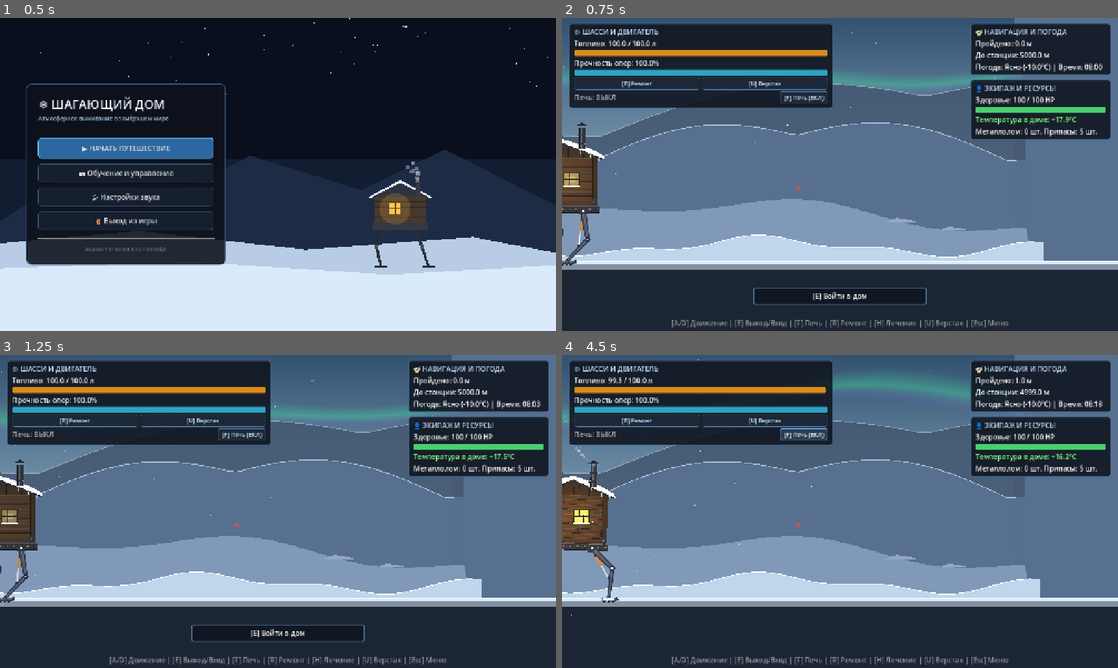
Above: before the commit, frames 1-4 (two rows, left to right).
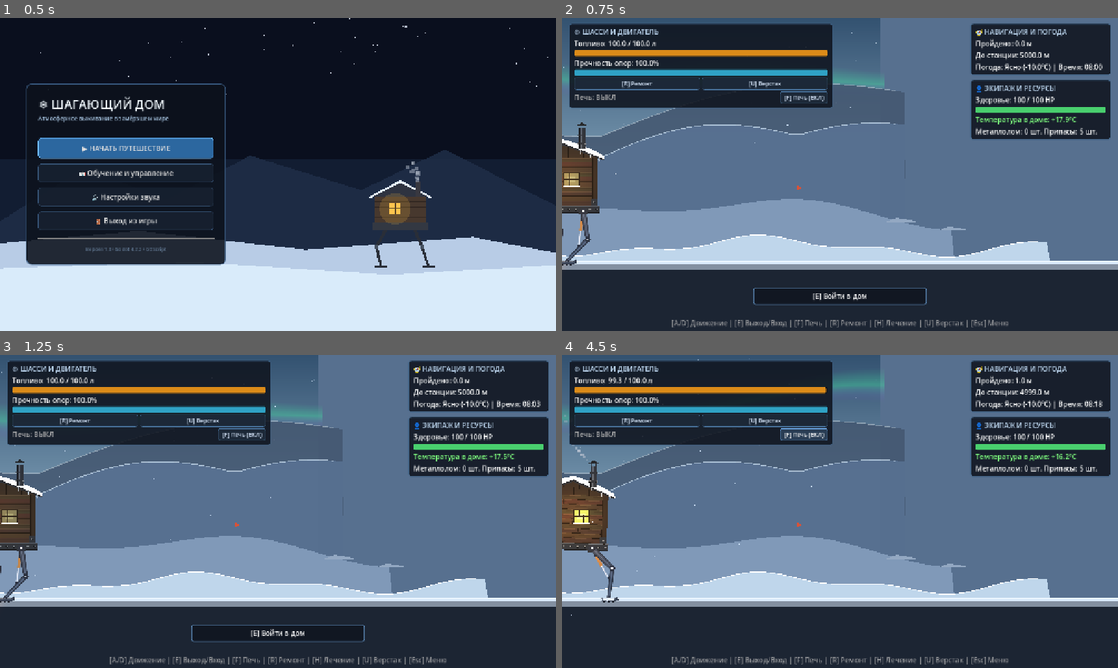
Above: after the commit, the same moments.

Repository: xsitraxs/walking-house
Game: Godot game, scene res://scenes/ui/MainMenu.tscn
The game is run twice, just before and just after one commit, with the same random seed, the same clock (stepped at 60 frames per second) and the same inputs.
Inputs:
- Up to frame 1 (0.5 s): no input
- Up to frame 2 (0.75 s): click "▶ НАЧАТЬ ПУТЕШЕСТВИЕ" at 0.5 s
- Up to frame 3 (1.25 s): no input
- Up to frame 4 (4.5 s): click "[R] Ремонт" at 1.25 s; click "[U] Верстак" at 2 s; click "[F] Печь (ВКЛ)" at 2.75 s; tap Enter at 3.5 s; hold D (move_right) 3.53-4.28 s; hold E (interact) 3.53-4.28 s; hold A (move_left) from 4.28 s (still down); tap F (toggle_stove) at 4.35 s

Frame 1 is identical in both runs. In frame 2, 4.3% of the frame differs, in the area x 0-88%, y 0-78%; in frame 3, 4.3%; in frame 4, 4.3%.

Commit message:
fix(render): убран двойной учёт параллакса, слой покрывает экран
Артефакт на скриншоте: ровная полоса фона `default_clear_color` от
x=1066 до правого края, на всю высоту.

Причина найдена точно. Слои дважды применяли параллакс:
ParallaxLayer сам сдвигает содержимое на -cam.x * motion_scale, а
скрипт ВДОБАВОК компенсировал cam.x вручную (local_cam_x = cx * 0.02),
сдвигая отрисовку в ту же сторону. Двойной сдвиг = смещение на
2 * cam.x * motion_scale.

Проверка: при limit_left=0 камера стоит на cam.x=640. Для Sky
(motion_scale 0.02) правый край содержимого приходится на
640 + 1040·0.02 ... -> экранная x = 1065.6, что совпало с измеренной
границей 1066 на скриншоте. Ошибка подтверждена расчётом и пикселями.

Изменения:
- убрана ручная компенсация cam.x из _draw() всех четырёх слоёв;
  рисование идёт вокруг локального нуля;
- полуширина теперь зависит от слоя: half * (1 + MOTION_SCALE) + 80.
  Прежняя формула half * 1.5 не учитывала motion_scale и для Sky
  оставляла недокрытие в 227 px;
- MOTION_SCALE добавлен константой в каждый скрипт (соответствует
  motion_scale слоя в World.tscn).

Проверено расчётом для 1280x720 зум 1.0, 1280 зум 1.15 и 1920 зум 1.0 —
все четыре слоя покрывают экран с запасом. Все .gd парсятся.

Co-authored-by: arena-agent <297053741+arena-agent@users.noreply.github.com>

Diff:
--- a/scripts/world/DunesCanvas.gd
+++ b/scripts/world/DunesCanvas.gd
@@ -1,6 +1,9 @@
 # scripts/world/DunesCanvas.gd
 class_name DunesCanvas
 extends Node2D
+
+## Совпадает с motion_scale этого ParallaxLayer в World.tscn.
+const MOTION_SCALE: float = 0.60
 
 ## Rapid foreground snow dunes and wind-carved drifts sitting directly behind the track line.
 ## Motion scale: (0.60, 0.0).
@@ -13,10 +16,9 @@
 	if biome_mgr != null:
 		biome_mgr.ambient_palette_updated.connect(func(_p): queue_redraw())
 
-## Полуширина отрисовки в координатах слоя. Считается от реального размера
-## вьюпорта с учётом зума, а не от константы: окно бывает шире 1280 px, а зум
-## меняется между режимами дома (1.0) и игрока (1.15). Прежние фиксированные
-## +-750 px не покрывали широкое окно, и справа проступал незакрашенный фон.
+## Полуширина отрисовки в координатах слоя.
+## Компенсацию параллакса делает сам ParallaxLayer, поэтому рисовать нужно
+## вокруг локального нуля, а ширину брать с запасом на сдвиг -cam.x * MOTION_SCALE.
 func _vis_half_span() -> float:
 	var half: float = 640.0 # запасной минимум, если вьюпорта ещё нет
 	if get_viewport() != null:
@@ -24,18 +26,18 @@
 		var cam: Camera2D = get_viewport().get_camera_2d()
 		if cam != null:
 			half *= cam.zoom.x
-	# Полтора экрана в каждую сторону — с запасом на сдвиг слоя.
-	return half * 1.5 + 80.0
+	# ParallaxLayer сдвигает содержимое на -cam.x * MOTION_SCALE, поэтому
+	# слабопараллаксный слой уезжает почти настолько же, насколько сдвинут
+	# сам экран: ему нужна почти полная полуширина плюс запас на зум.
+	# Раньше стояло span = half * 1.5 без учёта слоя — для Sky при cam.x = 640
+	# правый край приходился ровно на x = 1066, и дальше был чистый фон.
+	return half * (1.0 + MOTION_SCALE) + 80.0
 
 func _draw() -> void:
-	var cam: Camera2D = null
-	if get_viewport() != null:
-		cam = get_viewport().get_camera_2d()
-	var cx: float = cam.global_position.x if cam != null else 0.0
-	var local_cam_x: float = cx * 0.60
+	# Никакого cam.x здесь: ParallaxLayer уже сдвигает содержимое сам.
 	var half_span: float = _vis_half_span()
-	var left_x: float = local_cam_x - half_span
-	var right_x: float = local_cam_x + half_span
+	var left_x: float = -half_span
+	var right_x: float = half_span
 
 	var pal: Dictionary = biome_mgr.get_active_palette() if biome_mgr != null else {}
 	var c_dune: Color = pal.get("dunes_tint", Color(0.75, 0.84, 0.92))
--- a/scripts/world/MidgroundCanvas.gd
+++ b/scripts/world/MidgroundCanvas.gd
@@ -1,6 +1,9 @@
 # scripts/world/MidgroundCanvas.gd
 class_name MidgroundCanvas
 extends Node2D
+
+## Совпадает с motion_scale этого ParallaxLayer в World.tscn.
+const MOTION_SCALE: float = 0.25
 
 ## Procedural midground rolling hills and biome-specific visual storytelling props.
 ## Renders ruined tents, weathered posts, scrap cranes, dead pines, and outpost towers.
@@ -16,10 +19,9 @@
 	if biome_mgr != null:
 		biome_mgr.ambient_palette_updated.connect(func(_p): queue_redraw())
 
-## Полуширина отрисовки в координатах слоя. Считается от реального размера
-## вьюпорта с учётом зума, а не от константы: окно бывает шире 1280 px, а зум
-## меняется между режимами дома (1.0) и игрока (1.15). Прежние фиксированные
-## +-750 px не покрывали широкое окно, и справа проступал незакрашенный фон.
+## Полуширина отрисовки в координатах слоя.
+## Компенсацию параллакса делает сам ParallaxLayer, поэтому рисовать нужно
+## вокруг локального нуля, а ширину брать с запасом на сдвиг -cam.x * MOTION_SCALE.
 func _vis_half_span() -> float:
 	var half: float = 640.0 # запасной минимум, если вьюпорта ещё нет
 	if get_viewport() != null:
@@ -27,18 +29,18 @@
 		var cam: Camera2D = get_viewport().get_camera_2d()
 		if cam != null:
 			half *= cam.zoom.x
-	# Полтора экрана в каждую сторону — с запасом на сдвиг слоя.
-	return half * 1.5 + 80.0
+	# ParallaxLayer сдвигает содержимое на -cam.x * MOTION_SCALE, поэтому
+	# слабопараллаксный слой уезжает почти настолько же, насколько сдвинут
+	# сам экран: ему нужна почти полная полуширина плюс запас на зум.
+	# Раньше стояло span = half * 1.5 без учёта слоя — для Sky при cam.x = 640
+	# правый край приходился ровно на x = 1066, и дальше был чистый фон.
+	return half * (1.0 + MOTION_SCALE) + 80.0
 
 func _draw() -> void:
-	var cam: Camera2D = null
-	if get_viewport() != null:
-		cam = get_viewport().get_camera_2d()
-	var cx: float = cam.global_position.x if cam != null else 0.0
-	var local_cam_x: float = cx * 0.25
+	# Никакого cam.x здесь: ParallaxLayer уже сдвигает содержимое сам.
 	var half_span: float = _vis_half_span()
-	var left_x: float = local_cam_x - half_span
-	var right_x: float = local_cam_x + half_span
+	var left_x: float = -half_span
+	var right_x: float = half_span
 
 	var pal: Dictionary = biome_mgr.get_active_palette() if biome_mgr != null else {}
 	var c_mid: Color = pal.get("midground_tint", Color(0.50, 0.60, 0.72))
--- a/scripts/world/MountainCanvas.gd
+++ b/scripts/world/MountainCanvas.gd
@@ -1,6 +1,9 @@
 # scripts/world/MountainCanvas.gd
 class_name MountainCanvas
 extends Node2D
+
+## Совпадает с motion_scale этого ParallaxLayer в World.tscn.
+const MOTION_SCALE: float = 0.08
 
 ## Procedural distant alpine crags, jagged peaks & atmospheric depth.
 ## Motion scale: (0.08, 0.0).
@@ -13,10 +16,9 @@
 	if biome_mgr != null:
 		biome_mgr.ambient_palette_updated.connect(func(_p): queue_redraw())
 
-## Полуширина отрисовки в координатах слоя. Считается от реального размера
-## вьюпорта с учётом зума, а не от константы: окно бывает шире 1280 px, а зум
-## меняется между режимами дома (1.0) и игрока (1.15). Прежние фиксированные
-## +-750 px не покрывали широкое окно, и справа проступал незакрашенный фон.
+## Полуширина отрисовки в координатах слоя.
+## Компенсацию параллакса делает сам ParallaxLayer, поэтому рисовать нужно
+## вокруг локального нуля, а ширину брать с запасом на сдвиг -cam.x * MOTION_SCALE.
 func _vis_half_span() -> float:
 	var half: float = 640.0 # запасной минимум, если вьюпорта ещё нет
 	if get_viewport() != null:
@@ -24,18 +26,18 @@
 		var cam: Camera2D = get_viewport().get_camera_2d()
 		if cam != null:
 			half *= cam.zoom.x
-	# Полтора экрана в каждую сторону — с запасом на сдвиг слоя.
-	return half * 1.5 + 80.0
+	# ParallaxLayer сдвигает содержимое на -cam.x * MOTION_SCALE, поэтому
+	# слабопараллаксный слой уезжает почти настолько же, насколько сдвинут
+	# сам экран: ему нужна почти полная полуширина плюс запас на зум.
+	# Раньше стояло span = half * 1.5 без учёта слоя — для Sky при cam.x = 640
+	# правый край приходился ровно на x = 1066, и дальше был чистый фон.
+	return half * (1.0 + MOTION_SCALE) + 80.0
 
 func _draw() -> void:
-	var cam: Camera2D = null
-	if get_viewport() != null:
-		cam = get_viewport().get_camera_2d()
-	var cx: float = cam.global_position.x if cam != null else 0.0
-	var local_cam_x: float = cx * 0.08
+	# Никакого cam.x здесь: ParallaxLayer уже сдвигает содержимое сам.
 	var half_span: float = _vis_half_span()
-	var left_x: float = local_cam_x - half_span
-	var right_x: float = local_cam_x + half_span
+	var left_x: float = -half_span
+	var right_x: float = half_span
 
 	var pal: Dictionary = biome_mgr.get_active_palette() if biome_mgr != null else {}
 	var c_mount: Color = pal.get("mountain_tint", Color(0.35, 0.45, 0.58, 0.85))
--- a/scripts/world/SkyCanvas.gd
+++ b/scripts/world/SkyCanvas.gd
@@ -1,6 +1,9 @@
 # scripts/world/SkyCanvas.gd
 class_name SkyCanvas
 extends Node2D
+
+## Совпадает с motion_scale этого ParallaxLayer в World.tscn.
+const MOTION_SCALE: float = 0.02
 
 ## Procedural sky dome, twinkling star field & flowing Aurora Borealis curtains.
 ## Motion scale: (0.02, 0.0).
@@ -23,10 +26,9 @@
 		redraw_accum = 0.0
 		queue_redraw()
 
-## Полуширина отрисовки в координатах слоя. Считается от реального размера
-## вьюпорта с учётом зума, а не от константы: окно бывает шире 1280 px, а зум
-## меняется между режимами дома (1.0) и игрока (1.15). Прежние фиксированные
-## +-750 px не покрывали широкое окно, и справа проступал незакрашенный фон.
+## Полуширина отрисовки в координатах слоя.
+## Компенсацию параллакса делает сам ParallaxLayer, поэтому рисовать нужно
+## вокруг локального нуля, а ширину брать с запасом на сдвиг -cam.x * MOTION_SCALE.
 func _vis_half_span() -> float:
 	var half: float = 640.0 # запасной минимум, если вьюпорта ещё нет
 	if get_viewport() != null:
@@ -34,18 +36,18 @@
 		var cam: Camera2D = get_viewport().get_camera_2d()
 		if cam != null:
 			half *= cam.zoom.x
-	# Полтора экрана в каждую сторону — с запасом на сдвиг слоя.
-	return half * 1.5 + 80.0
+	# ParallaxLayer сдвигает содержимое на -cam.x * MOTION_SCALE, поэтому
+	# слабопараллаксный слой уезжает почти настолько же, насколько сдвинут
+	# сам экран: ему нужна почти полная полуширина плюс запас на зум.
+	# Раньше стояло span = half * 1.5 без учёта слоя — для Sky при cam.x = 640
+	# правый край приходился ровно на x = 1066, и дальше был чистый фон.
+	return half * (1.0 + MOTION_SCALE) + 80.0
 
 func _draw() -> void:
-	var cam: Camera2D = null
-	if get_viewport() != null:
-		cam = get_viewport().get_camera_2d()
-	var cx: float = cam.global_position.x if cam != null else 0.0
-	var local_cam_x: float = cx * 0.02
+	# Никакого cam.x здесь: ParallaxLayer уже сдвигает содержимое сам.
 	var half_span: float = _vis_half_span()
-	var left_x: float = local_cam_x - half_span
-	var right_x: float = local_cam_x + half_span
+	var left_x: float = -half_span
+	var right_x: float = half_span
 
 	var pal: Dictionary = biome_mgr.get_active_palette() if biome_mgr != null else {}
 	var c_zenith: Color = pal.get("sky_zenith", Color(0.20, 0.32, 0.44))
